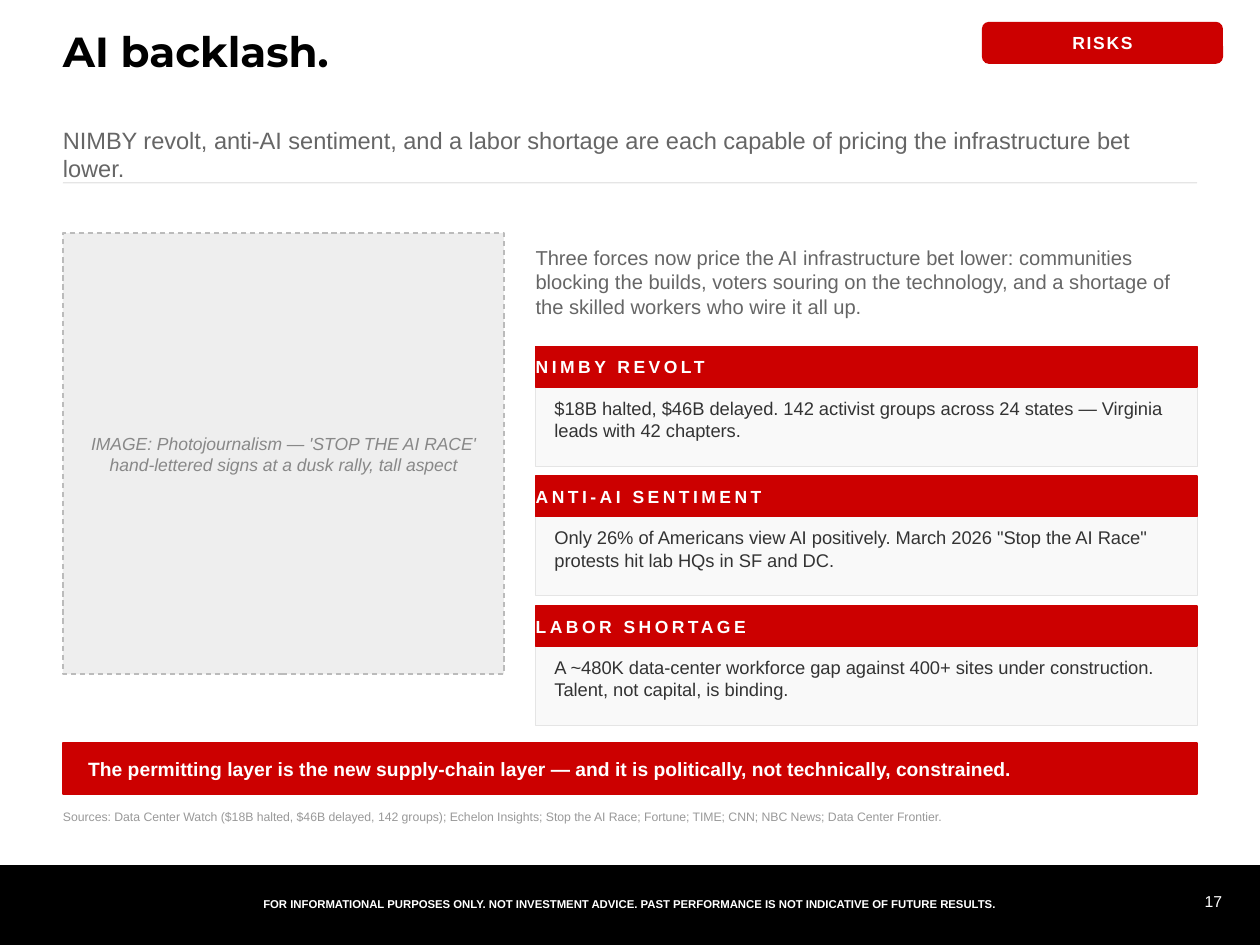
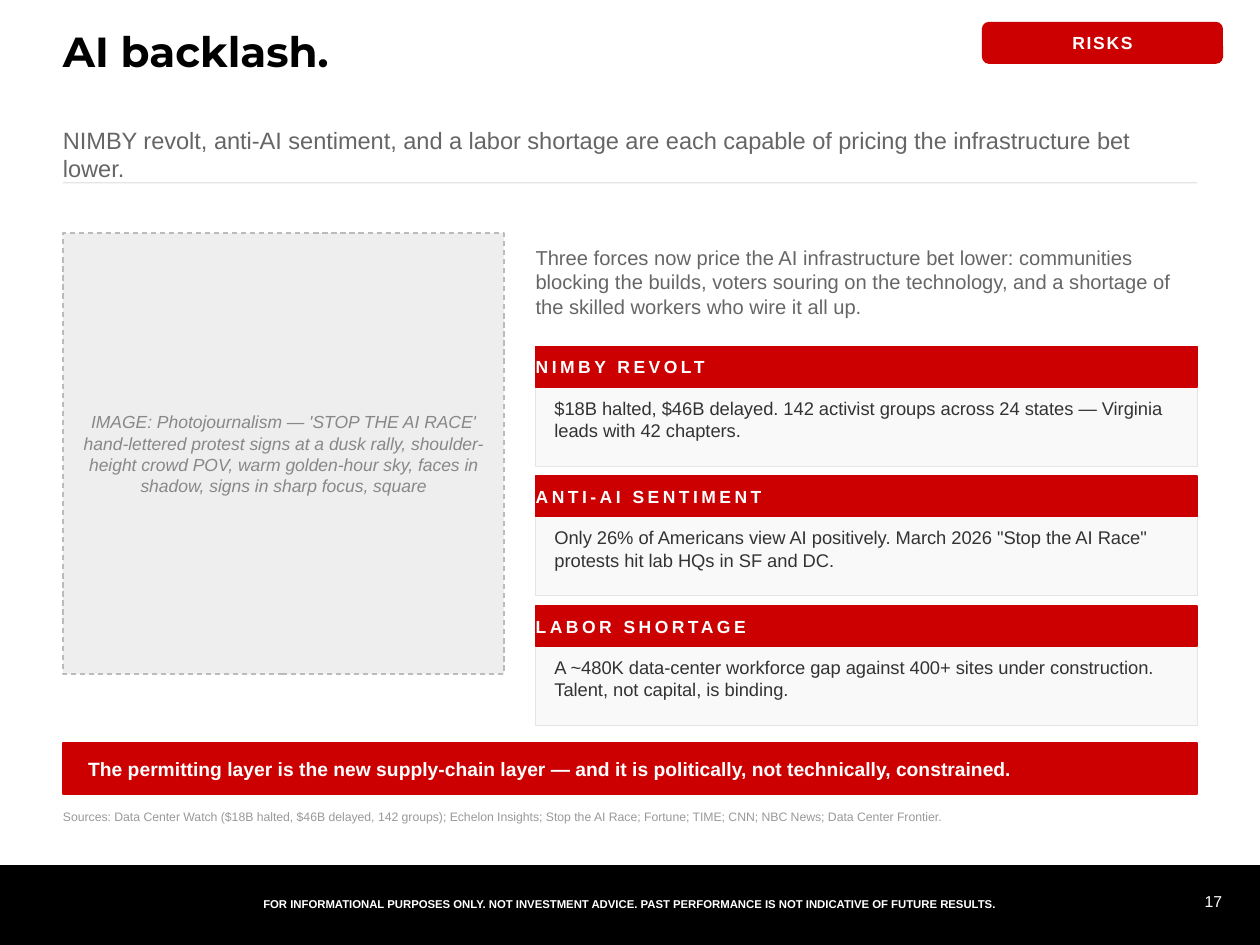
Before and after one commit to samuelcmcclellan-cell/ai-markets-deck, a slide deck: slide 17 of ai-markets-deck.pptx. Drawn at 1260x945 pixels with LibreOffice and Linux fonts; fonts in the diff are those of the drawing. Boxes give left, top, right and bottom in pixels: in the first picture for what was removed or moved away, otherwise in the second. Text is boxed around its words. In the diff, an @@ line names an element or a change of style, - is before the commit and + after.

```diff
--- a/ai-markets-deck.pptx
+++ b/ai-markets-deck.pptx
@@ text at [84, 415, 483, 496]: text changed @@
-IMAGE: Photojournalism — 'STOP THE AI RACE' hand-lettered signs at a dusk rally, tall aspect
+IMAGE: Photojournalism — 'STOP THE AI RACE' hand-lettered protest signs at a dusk rally, shoulder-height crowd POV, warm golden-hour sky, faces in shadow, signs in sharp focus, square
```
Also in this commit, not shown: 7 other slides changed, 10 other files.
